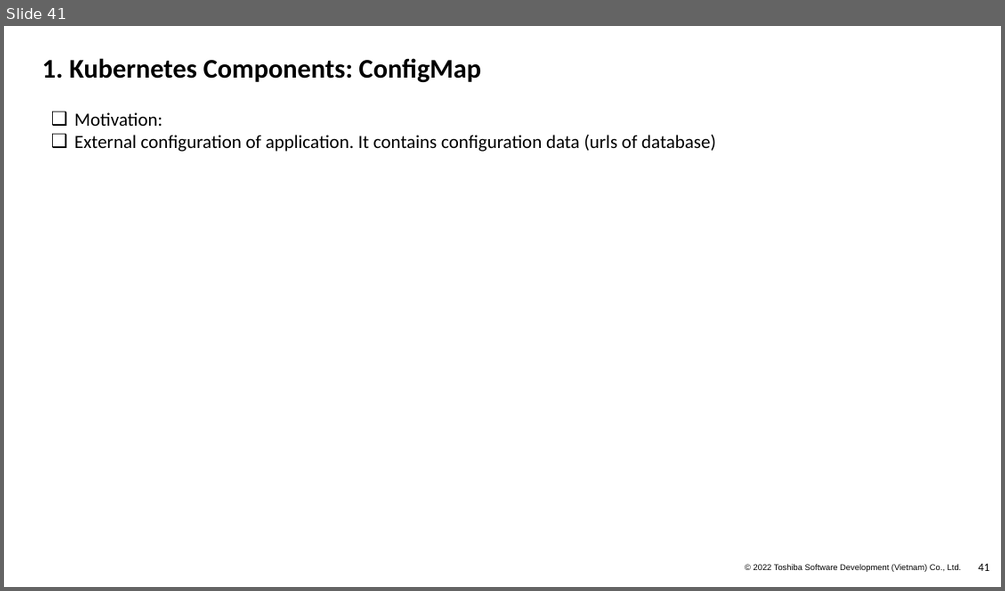
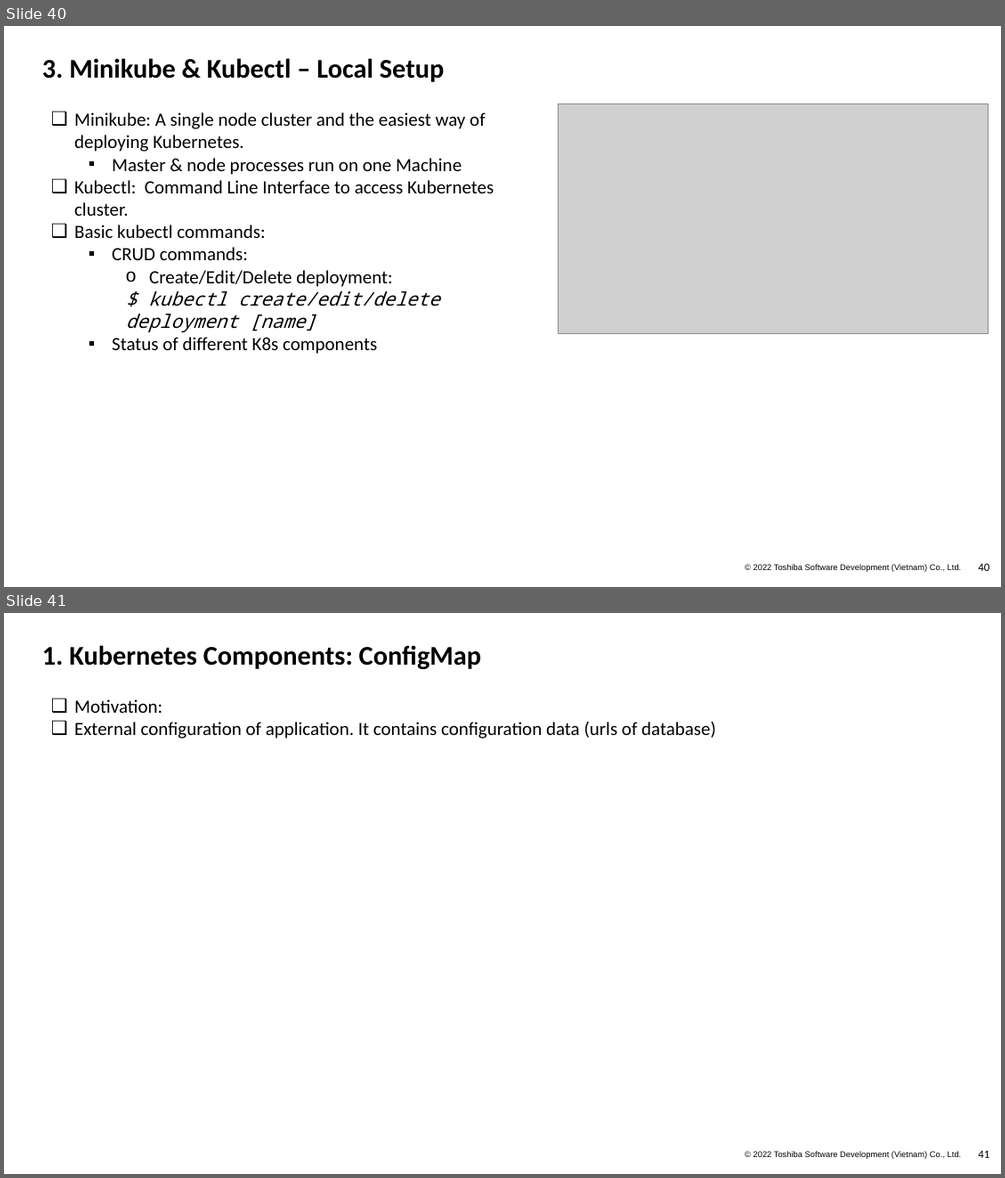
Before and after one commit to Doan-Nguyen/Programming, a slide deck: Docker_Kubeneste.pptx. Shown one above the other, each under a label of ours: slide 41 before the commit, slides 40 and 41 after it. The pictures are 1005x591 and 1005x1178 pixels, drawn with LibreOffice and Linux fonts; fonts in the diff are those of the drawing; grey boxes stand for pictures; background and template pictures are left out. Boxes give left, top, right and bottom in pixels: in the first picture for what was removed or moved away, otherwise in the second. Text is boxed around its words. In the diff, an @@ line names an element or a change of style, - is before the commit and + after.

```diff
--- a/Docker_Kubeneste.pptx
+++ b/Docker_Kubeneste.pptx
@@ slide 40 added at [4,26,1001,587], background #FFFFFF; not listed: 2 template elements that a slide beside it also shows @@
@@ title added at [42,58,444,82], 26 pt, text #000000, bold @@
+3. Minikube & Kubectl – Local Setup
@@ picture added at [558,103,987,333] @@
@@ text added at [74,112,494,354], 18 pt, text #000000 @@
+❑ Minikube: A single node cluster and the easiest way of deploying Kubernetes.
+  ▪ Master & node processes run on one Machine
+❑ Kubectl: Command Line Interface to access Kubernetes cluster.
+❑ Basic kubectl commands:
+  ▪ CRUD commands:
+    o Create/Edit/Delete deployment:
+    $ kubectl create/edit/delete deployment [name]
+  ▪ Status of different K8s components
```
Also in this commit, not shown: 7 slides changed, 1 slide removed.
